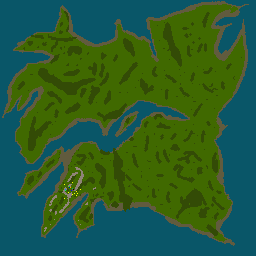
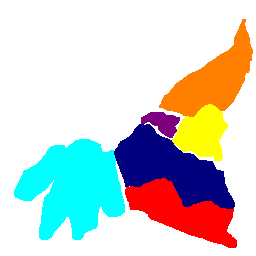
Before/after of a 256px x 256px layered artwork. What changed in the layer stack:
added layer "zones" above "levels" over <box>14,19,253,248</box>
hid "spawners" over <box>64,182,81,199</box>
hid "Background", painted on it over <box>0,0,256,256</box>
